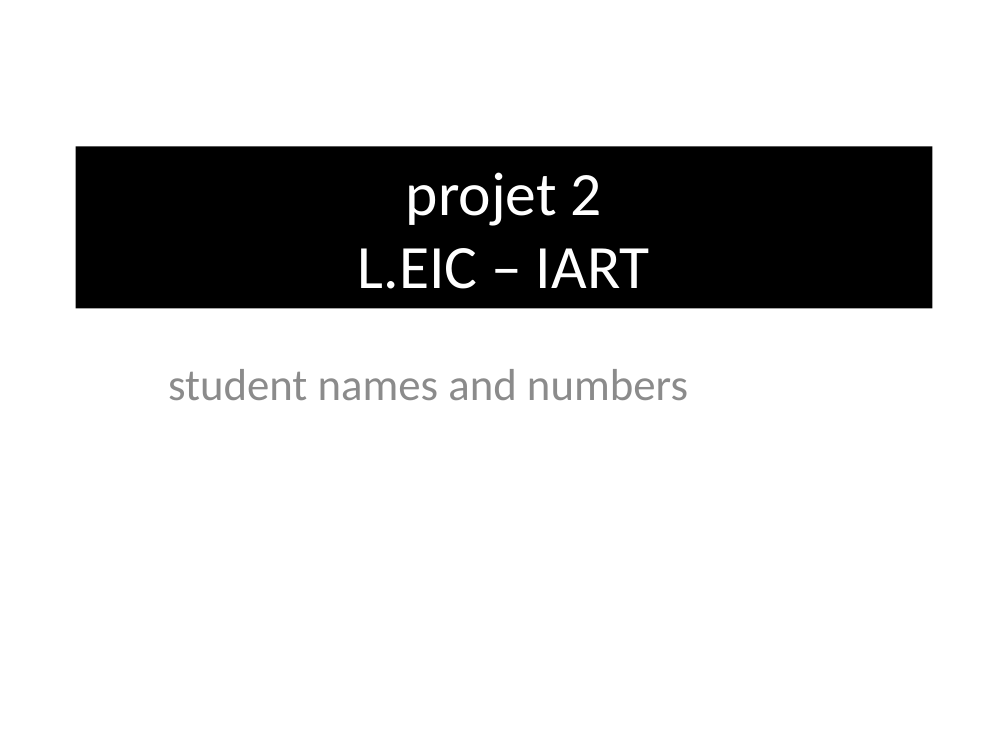
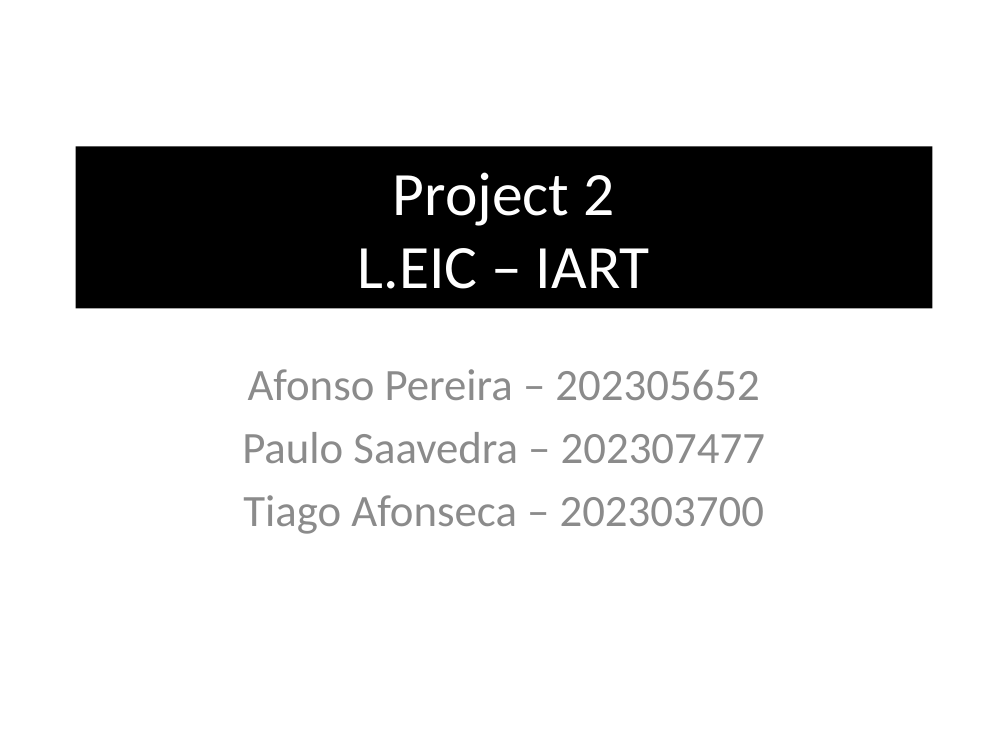
Before and after one commit to TiagoAfonseca1102/AI_PROJ2, a slide deck: slide 1 of documentos/AI_PROJ2_APRESENTAÇÃO.pptx. Drawn at 1008x756 pixels with LibreOffice and Linux fonts; fonts in the diff are those of the drawing; background and template pictures are left out. Boxes give left, top, right and bottom in pixels: in the first picture for what was removed or moved away, otherwise in the second. Text is boxed around its words. In the diff, an @@ line names an element or a change of style, - is before the commit and + after.

Commit message:
ppt

```diff
--- a/documentos/AI_PROJ2_APRESENTAÇÃO.pptx
+++ b/documentos/AI_PROJ2_APRESENTAÇÃO.pptx
@@ title at [358, 172, 650, 289]: text changed @@
-projet 2
-L.EIC – IART
+Project 2
+L.EIC – IART
@@ subtitle at [242, 369, 765, 534]: text changed @@
-student names and numbers
+Afonso Pereira – 202305652
+Paulo Saavedra – 202307477
+Tiago Afonseca – 202303700
```
Also in this commit, not shown: 2 other slides changed.
